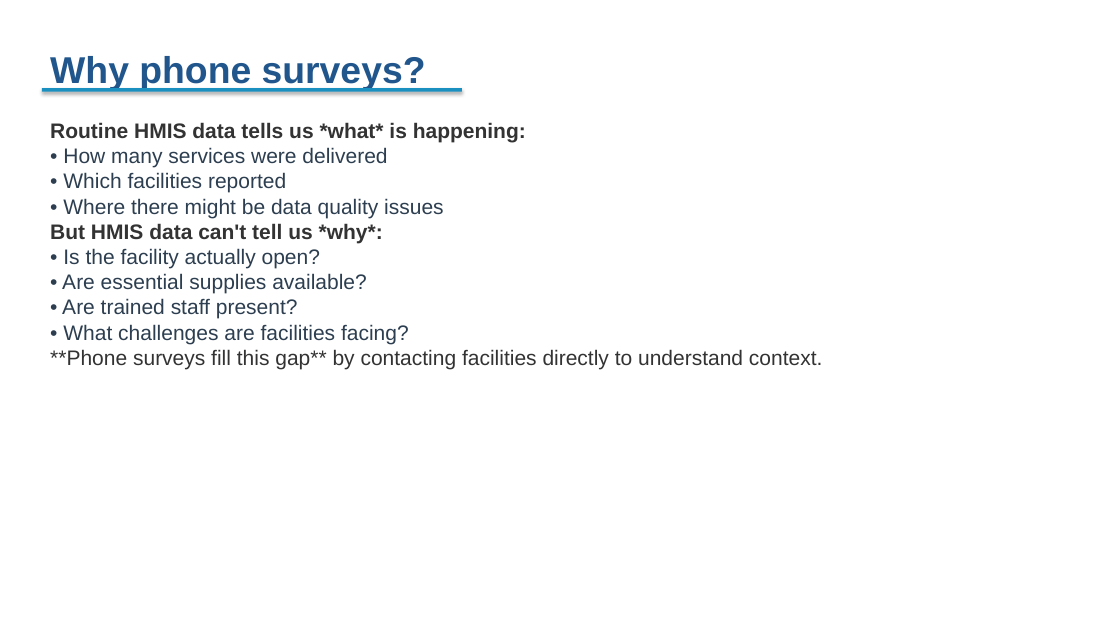
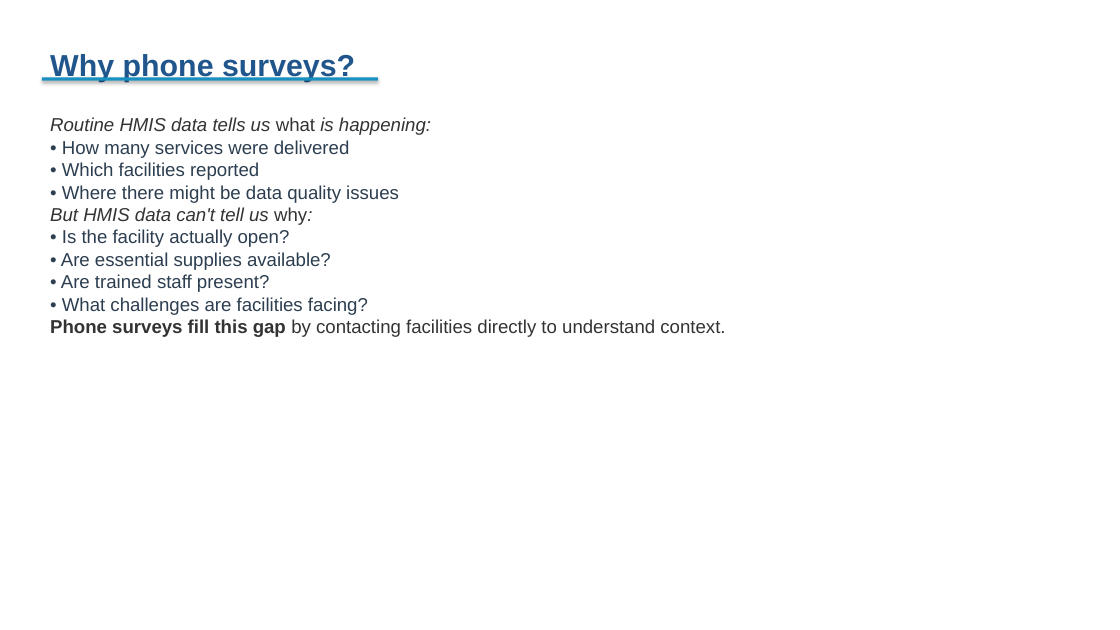
Before and after one commit to angelicalohdz/fastr-resource-hub, a slide deck: slide 85 of outputs/2026-zambia_deck.pptx (slide 53 before the commit). Drawn at 1120x630 pixels with LibreOffice and Linux fonts; fonts in the diff are those of the drawing. Boxes give left, top, right and bottom in pixels: in the first picture for what was removed or moved away, otherwise in the second. Text is boxed around its words. In the diff, an @@ line names an element or a change of style, - is before the commit and + after.

```diff
--- a/outputs/2026-zambia_deck.pptx
+++ b/outputs/2026-zambia_deck.pptx
@@ text "Why phone surveys?" at [50, 52, 355, 82]: size 32 to 26 pt @@
@@ rectangle: place and size @@
-rectangle at [42, 88, 462, 92]
+rectangle at [42, 77, 378, 81]
@@ text at [50, 117, 431, 135]: text changed; size 18 to 16 pt; bold off; italic on @@
-Routine HMIS data tells us *what* is happening:
+Routine HMIS data tells us what is happening:
@@ text at [61, 140, 399, 315]: size 18 to 16 pt in "• How many services were delivered", "• Which facilities reported", "• Where there might be data quality ...", "• Is the facility actually open?" and 3 more places @@
@@ text at [50, 207, 312, 225]: text changed; size 18 to 16 pt; bold off; italic on @@
-But HMIS data can't tell us *why*:
+But HMIS data can't tell us why:
@@ text at [50, 319, 725, 337]: text changed; size 18 to 16 pt @@
-**Phone surveys fill this gap** by contacting facilities directly to understand context.
+Phone surveys fill this gap by contacting facilities directly to understand context.
```
Also in this commit, not shown: 69 other slides changed, 40 slides added, 8 slides removed, 34 other files.
